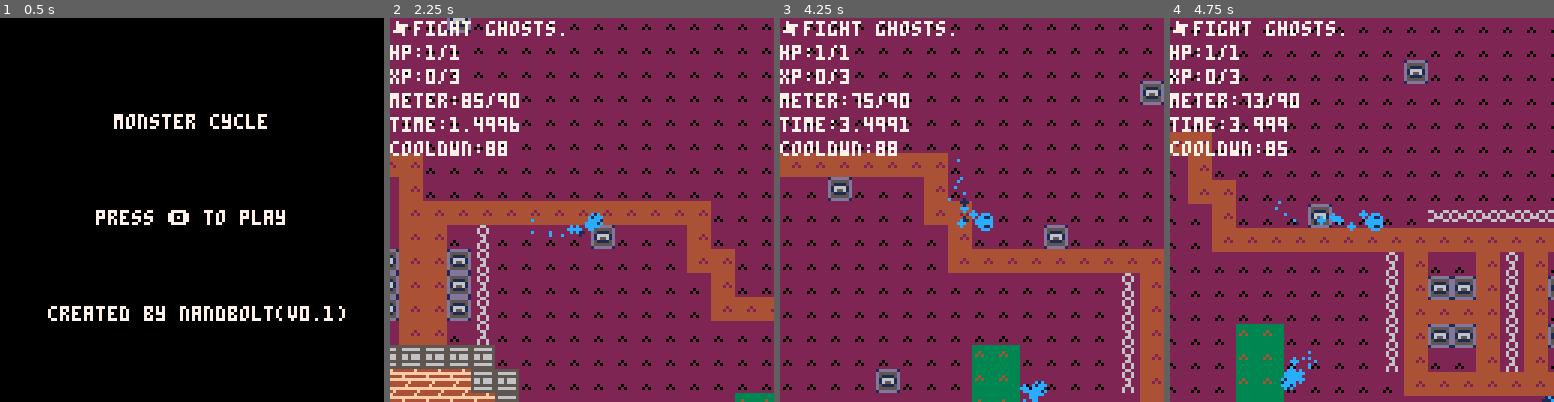
Above: before the commit, frames 1-4 (left to right).
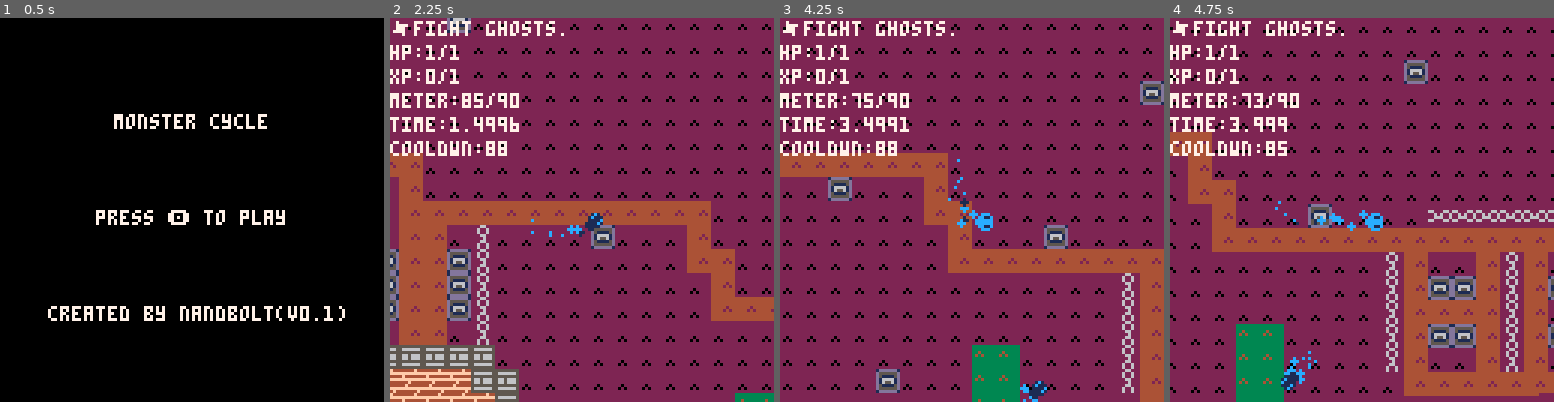
Above: after the commit, the same moments.

Repository: nandbolt/Monster-Cycle
Game: PICO-8 cartridge monster-cycle.p8
Two runs of this game, one before a commit and one after it. Both use one fixed random seed, a clock stepped at 60 frames per second and the inputs below.
Inputs:
- Up to frame 1 (0.5 s): tap X (X key) at 0.33 s
- Up to frame 2 (2.25 s): tap O (Z key) at 0.7, 1.7, 2.1 s; tap X (X key) at 1.07, 1.85 s; hold Right 1.6-2.1 s; hold Up from 2.15 s (still down)
- Up to frame 3 (4.25 s): release Up at 2.42 s; hold Right 2.47-3.03 s; tap O (Z key) every 0.4 s from 2.5 to 4.1 s; tap X (X key) at 2.97, 4.08 s; hold Left 3.08-3.58 s; hold Down 3.63-3.97 s; hold Right from 4.02 s (still down)
- Up to frame 4 (4.75 s): tap O (Z key) at 4.5 s; release Right at 4.68 s; hold Up from 4.73 s (still down)

Frame 1 is identical in both runs. In frame 2, 0.2% of the frame differs, in the area x 16-56%, y 13-56%; in frame 3, 0.2%; in frame 4, 0.3%, in the area x 16-100%, y 13-100%.

Commit message:
some changes

Diff:
--- a/monster-cycle.p8
+++ b/monster-cycle.p8
@@ -47,8 +47,10 @@
 		zombies={}
 
 		--add player
-		make_ghost(hmw+irnd(0,128)-64,
-			hmh+irnd(0,128)-64,true)
+		local sx=hmw+irnd(0,128)-64
+		local sy=hmh+irnd(0,128)-64
+		make_ghost(sx,sy,true)
+		--make_zombie(sx,sy,true)
 	end
 end
 
@@ -165,10 +167,10 @@
 hmh=128*2 --half map height
 ss=128 --screen size
 hss=64 --half screen size
-ts=8	--tile size
+ts=8 --tile size
 hts=4 --half tile size
-st_wander=0	--wander state
-st_fight=1	--fight state
+st_wander=0 --wander state
+st_fight=1 --fight state
 st_flee=2 --flee state
 gst_menu=0 --menu game state
 gst_active=1 --active game state
@@ -224,7 +226,7 @@
 
 	--actor
 	init_actor(ghost,x,y,1,1,2,19,
-	2,0.1,1,3,90,90,is_player)
+	2,0.1,1,1,90,90,true,is_player)
 
 	--states
 	ghost.dashing=false
@@ -316,73 +318,7 @@
 
 --renders the ghost
 function draw_ghost(ghost)
-	--if moving
-	if (get_dist(0,0,ghost.vx,
-		ghost.vy)>1) then
-		--diagonal sprite
-		if abs(abs(ghost.vx)-
-			abs(ghost.vy))<1 then
-			if ghost.dashing then
-				ghost.spr=20
-			else
-				ghost.spr=ghost.dgspr
-			end
-
-			--update facing direction
-			if ghost.vx>0 then
-				ghost.flipx=false
-			else
-				ghost.flipx=true
-			end
-			if ghost.vy>0 then
-				ghost.flipy=false
-			else
-				ghost.flipy=true
-			end
-		--down sprite
-		elseif abs(ghost.vx)<abs(ghost.vy) then
-			if ghost.dashing then
-				ghost.spr=18
-			else
-				ghost.spr=ghost.dspr
-			end
-
-			--update y facing direction
-			if ghost.vy<0 then
-				ghost.flipy=true
-			elseif ghost.vy>0 then
-				ghost.flipy=false
-			end
-		--right sprite
-		else
-			if ghost.dashing then
-				ghost.spr=17
-			else
-				ghost.spr=ghost.rspr
-			end
-
-			--update x facing direction
-			if ghost.vx<0 then
-				ghost.flipx=true
-			elseif ghost.vx>0 then
-				ghost.flipx=false
-			end
-		end
-	end
-
-	--ghost sprite
-	spr(ghost.spr,ghost.x,ghost.y,
-		1,1,ghost.flipx,ghost.flipy)
-
-	--draw hitbox
-	--for y=ghost.y,ghost.y+ts do
-		--for x=ghost.x,ghost.x+ts do
-			--if (x==ghost.x or x==ghost.x+ts or
-				--y==ghost.y or y==ghost.y+ts) then
-				--pset(x,y,1)
-			--end
-		--end
-	--end
+	draw_actor(ghost)
 end
 
 --ghost player input
@@ -535,7 +471,10 @@
 
 	--actor
 	init_actor(zombie,x,y,2,33,34,
-	35,1,0.1,1,3,90,90,is_player)
+	35,2,0.1,1,3,90,90,false,is_player)
+
+	--dash
+	zombie.dashging=false
 
 	--add to list
 	add(zombies,zombie)
@@ -553,32 +492,7 @@
 
 --renders the zombie
 function draw_zombie(zombie)
-	--update sprite
-	if abs(zombie.vx)<abs(zombie.vy) then
-		--down sprite
-		zombie.spr=zombie.dspr
-
-		--update y facing direction
-		if zombie.vy<0 then
-			zombie.flipy=true
-		elseif zombie.vy>0 then
-			zombie.flipy=false
-		end
-	else
-		--update x facing direction
-		if zombie.vx<0 then
-			zombie.flipx=true
-		elseif zombie.vx>0 then
-			zombie.flipx=false
-		end
-	end
-
-	--zombie sprite
-	spr(zombie.spr,zombie.x,zombie.y,
-		1,1,zombie.flipx,zombie.flipy)
-
-	--draw hitbox
-
+	draw_actor(zombie)
 end
 
 --ghost player input
@@ -658,101 +572,121 @@
 --actor
 
 --init actor
-function init_actor(actor,x,y,
+function init_actor(a,x,y,
 	idx,rspr,dspr,dgspr,maxspd,accel,
 	maxhp,maxxp,maxmeter,
-	maxcooldwn,is_player)
+	maxcooldwn,ethereal,is_player)
 	--type
-	actor.idx=idx
+	a.idx=idx
+	a.ethereal=ethereal
 
 	--movement
-	actor.x=x --x position
-	actor.y=y --y position
-	actor.vx=0 --x velocity
-	actor.vy=0 --y velocity
-	actor.maxspd=maxspd --current max move speed
-	actor.normspd=maxspd --normal max move speed
-	actor.accel=accel --move acceleration
+	a.x=x --x position
+	a.y=y --y position
+	a.vx=0 --x velocity
+	a.vy=0 --y velocity
+	a.maxspd=maxspd --current max move speed
+	a.normspd=maxspd --normal max move speed
+	a.accel=accel --move acceleration
 
 	--sprite
-	actor.rspr=rspr --right sprite
-	actor.dspr=dspr --down sprite
-	actor.dgspr=dgspr --diagonal sprite
-	actor.spr=rspr	--current sprite
-	actor.flipx=false --sprite flip x
-	actor.flipy=false --sprite flip y
+	a.rspr=rspr --right sprite
+	a.dspr=dspr --down sprite
+	a.dgspr=dgspr --diagonal sprite
+	a.spr=rspr --current sprite
+	a.flipx=false --sprite flip x
+	a.flipy=false --sprite flip y
 
 	--health
-	actor.maxhp=maxhp
-	actor.hp=maxhp
-	actor.invulnerable=false
+	a.maxhp=maxhp
+	a.hp=maxhp
+	a.invulnerable=false
 
 	--xp
-	actor.maxxp=maxxp
-	actor.xp=0
+	a.maxxp=maxxp
+	a.xp=0
 
 	--meter
-	actor.maxmeter=maxmeter
-	actor.meter=maxmeter
+	a.maxmeter=maxmeter
+	a.meter=maxmeter
 
 	--cooldown
-	actor.maxcooldwn=maxcooldwn
-	actor.cooldwn=maxcooldwn
+	a.maxcooldwn=maxcooldwn
+	a.cooldwn=maxcooldwn
 
 	--input
-	actor.dx=0	--x direction
-	actor.dy=0 --y direction
-	actor.oaction=false --🅾️ action
-	actor.xaction=false --❎ action
+	a.dx=0	--x direction
+	a.dy=0 --y direction
+	a.oaction=false --🅾️ action
+	a.xaction=false --❎ action
 
 	--player or npc
 	if is_player then
-		actor.update_input=pinputs[idx]
-		player=actor
-		player.goal=goals1[idx]
+		a.update_input=pinputs[idx]
+		a.goal=goals1[idx]
+		player=a
 	else
-		actor.update_input=ninputs[idx]
-		actor.targ=nil	--target
-		actor.tx=actor.x	--target x position
-		actor.ty=actor.y --target y position
-		actor.mstate=st_wander	--mental state
-		actor.mcnt=irnd(0,16) --mental counter
-		actor.tradius=32 --target detection radius
+		a.update_input=ninputs[idx]
+		a.targ=nil	--target
+		a.tx=a.x	--target x position
+		a.ty=a.y --target y position
+		a.mstate=st_wander	--mental state
+		a.mcnt=irnd(0,16) --mental counter
+		a.tradius=32 --target detection radius
 	end
 end
 
 --moves the actor and handles
 --collisions
-function move_and_collide(actor)
+function move_and_collide(a)
 	--update velocity
-	actor.vx=lerp(actor.vx,
-		actor.dx*actor.maxspd,
-		actor.accel)
-	actor.vy=lerp(actor.vy,
-		actor.dy*actor.maxspd,
-		actor.accel)
-
-	--update position
-	actor.x=clamp(actor.x+actor.vx,0,mw-ts)
-	actor.y=clamp(actor.y+actor.vy,0,mh-ts)
+	a.vx=lerp(a.vx,
+		a.dx*a.maxspd,
+		a.accel)
+	a.vy=lerp(a.vy,
+		a.dy*a.maxspd,
+		a.accel)
+
+	--handle x collision
+	local bb=a.x
+	if(a.vx>0)bb=a.x+ts
+	local tx=(bb+a.vx)/ts
+	local ty=a.y/ts
+	if not a.ethereal and
+		mget(tx,ty)==7 then
+		a.vx=0
+	end
+	a.x=clamp(a.x+a.vx,0,mw-ts)
+	bb=clamp(bb+a.vx,0,mw-ts*2)
+
+	--handle y collision
+	bb=a.y
+	if(a.vy>0)bb=a.y+ts
+	tx=a.x/ts
+	ty=(bb+a.vy)/ts
+	if not a.ethereal and
+		mget(tx,ty)==7 then
+		a.vy=0
+	end
+	a.y=clamp(a.y+a.vy,0,mh-ts)
 end
 
 --checks actor collisions
 -- return: actor or nil
-function touching(actor,pool)
-	for y=actor.y,actor.y+ts,ts do
-		for x=actor.x,actor.x+ts,ts do
+function touching(a,pool)
+	for y=a.y,a.y+ts,ts do
+		for x=a.x,a.x+ts,ts do
 			for i=#pool,1,-1 do
-				local oactor=pool[i]
-				local x1=oactor.x
-				local x2=oactor.x+ts
-				local y1=oactor.y
-				local y2=oactor.y+ts
+				local oa=pool[i]
+				local x1=oa.x
+				local x2=oa.x+ts
+				local y1=oa.y
+				local y2=oa.y+ts
 				local colliding=point_in_box(x,y,x1,y1,x2,y2)
-				if oactor!=actor and not
-				 oactor.invulnerable and
+				if oa!=a and not
+				 oa.invulnerable and
 				 colliding then
-					return oactor
+					return oa
 				end
 			end
 		end
@@ -761,15 +695,86 @@
 end
 
 --draw rectangular hitbox
-function draw_hitbox(actor)
-	for y=actor.y,actor.y+ts do
-		for x=actor.x,actor.x+ts do
-			if (x==actor.x or x==actor.x+ts or
-				y==actor.y or y==actor.y+ts) then
+function draw_hitbox(a)
+	for y=a.y,a.y+ts do
+		for x=a.x,a.x+ts do
+			if (x==a.x or x==a.x+ts or
+				y==a.y or y==a.y+ts) then
 				pset(x,y,1)
 			end
 		end
 	end
+end
+
+--renders the actor
+function draw_actor(a)
+	--if moving
+	if (get_dist(0,0,a.vx,
+		a.vy)>a.maxspd/2) then
+		--diagonal sprite
+		if abs(abs(a.vx)-
+			abs(a.vy))<1 then
+			if a.dashing then
+				a.spr=20
+			else
+				a.spr=a.dgspr
+			end
+
+			--update facing direction
+			if a.vx>0 then
+				a.flipx=false
+			else
+				a.flipx=true
+			end
+			if a.vy>0 then
+				a.flipy=false
+			else
+				a.flipy=true
+			end
+		--down sprite
+		elseif abs(a.vx)<abs(a.vy) then
+			if a.dashing then
+				a.spr=18
+			else
+				a.spr=a.dspr
+			end
+
+			--update y facing direction
+			if a.vy<0 then
+				a.flipy=true
+			elseif a.vy>0 then
+				a.flipy=false
+			end
+		--right sprite
+		else
+			if a.dashing then
+				a.spr=17
+			else
+				a.spr=a.rspr
+			end
+
+			--update x facing direction
+			if a.vx<0 then
+				a.flipx=true
+			elseif a.vx>0 then
+				a.flipx=false
+			end
+		end
+	end
+
+	--ghost sprite
+	spr(a.spr,a.x,a.y,
+		1,1,a.flipx,a.flipy)
+
+	--draw hitbox
+	--for y=ghost.y,ghost.y+ts do
+		--for x=ghost.x,ghost.x+ts do
+			--if (x==ghost.x or x==ghost.x+ts or
+				--y==ghost.y or y==ghost.y+ts) then
+				--pset(x,y,1)
+			--end
+		--end
+	--end
 end
 
 
@@ -1047,25 +1052,25 @@
 0505050505050505050505050505050505050505050505050505050505050505050504040404040404040404040404040404040404040404040404040404040404040404040404040404040404040404040404040404040404040404040404040404040404040505050505050505050505050505050505050505050505050505
 0404040404040404040404040404040404040404040404040404040404040404040404040404040404040404040404040404040404040404040404040404040404040404040404040404040404040404040404040404040404040404040404040404040404040405050505050505050505050505050505050505050505050505
 0404040404040404040404040404040404040404040404040404040404040404040404040404040404040404040404040404040404040404040404040404040404040404040404040404040404040404040404040404040404040404040404040404040404040404040404040404040404040404040404040404040404040404
-0404040404040404040404040404040404040404040404040404040404040404040404040403030303030303030303030303030303030303030303030303030303030303030303030303030303030303030303030303060303030303030304040404040404040404040404040404040404040404040404040404040404040404
-0404040404040404040404040404040404040404050404040404040404040404040404040303030303030303030303030303030303030303030303030303030303030303030303030303030303030303030303030303030303030303030303040404040404040404040404040404040404040404040404040404040404040404
-0404040404040404040404040404040404040405050404040404040404040404040404040603030303030303030303030303030303030303030303030303030303030303030303030303030303030303030303030303030303030303030303030304040404040404040404040404040404040404040404040404040404040404
-0404040404040404040404040404040404040505050404040404040404040404040404040303030303030707070707070303030707070907070303030303030303030303030303030303030303030303030303030503030303030303030303030303030404040404040404040404040404040404040404040404040404040404
-0404040404040604040404040404040404040505050404040404040404040404040404040303030303030708080808070707070708080808070303030303030303030303030303030303030303030303030305050503030303030303030303030303030404040404040404040404040404040404040404040404040404040404
-0404040404040404040404040404040404040505050404040404040404040404040404040303030303030708080808080808080808080808070303030303030303030303030303030303030303030303030505050505030303030303030303030303030404040404040404040404040404040404040404060404040404040404
-0404040404040404040404040404040404050505040404040404040404040404040404040303030303030708080808080808080808080808070303030303030303030303030303030306030303030303050505050503030303030303030303030303030404040404040404040404040404040404040404040404040404040404
-0404040404040404040404040404040404050505040404040404040404040404040404040303030303030708080808070707070708080808070303030303030303030603030303030303030303030303050505030303030303030303030303030303030404040404040404040404040404040404040404040404040404040404
-0404040404040404040404040404040405050504040404040404040404040404040404040303030303030707090707070303030707070707070303030303030303030303030303030303030303030303030303030303030303030303030303030303030404040404040404040404040404040404040404040404040404040404
-0404040404040404040404040404040405050404040404040404040404040404040404040303030303030303040303030303030303030303030303030303030303030303030303030303030303030303030303030303030303030303030303030303030404040404040404040404040404040404040404040404040404040404
-0404040404040404040404040404040505050404040404040404040404040404040404040303030303030303040303030303030303030303030303030303030303030303030303030303030303030303030303030303030303030303030303030303030404040404040604040404040404040404040404040404040404040404
-0404040404040404040404040404040505040404040404040404040404040404040404040303030303030303040404040404030303030303030303030303030303030303030303030303030303030303030303030303030303030303030303030303030404040404040404040404040404040404040404040404040404040404
-0404040404040404040404040404040505040404040404040404040404040404040404040303030303030303030303030304040404040404040404040404040303030303030303030303030303030303030303030306030303030303030306030303030404040404040404040404040404040404040505040404040404040404
-0404040404040404040404040404040504040404040404040404040404040404040404040303030303030303030303030303030303030303030303030303040404030303030303030303030303030303030303030303030303030303030303030303030404040404040404040404040404040404040505040404040404040404
-0404040404040404040404040404040504040404040404040404040404040404040404040303030303030303030303030303030303030303030303030303030304030303030303030303030303030303030303030303030303030303030303030303030404040404040404040404040404040404040405050404040404040404
-0404040404040404040404040404050504040404040404040404040404040404040404040303030303030303030303030303030303030303030303030303030304040404040404040404040404030303030303030303030303030303030303030303030404040405040404040404040404040404040405050504040404040404
-…(6 lines of a section not shown)…
+0404040404040404040404040404040404040404040404040404040404040404040404040414141414141414141414141414141414141414141414141414141414141414141414141414141414141414141414141414061414141414141404040404040404040404040404040404040404040404040404040404040404040404
+0404040404040404040404040404040404040404050404040404040404040404040404041414141414141414141414141414141414141414141414141414141414141414141414141414141414141414141414141414141414141414141414040404040404040404040404040404040404040404040404040404040404040404
+0404040404040404040404040404040404040405050404040404040404040404040404040614141414141414141414141414141414141414141414141414141414141414141414141414141414141414141414141414141414141414141414141404040404040404040404040404040404040404040404040404040404040404
+0404040404040404040404040404040404040505050404040404040404040404040404041414141414140707070707071414140707070907071414141414141414141414141414141414141414141414141414140514141414141414141414141414140404040404040404040404040404040404040404040404040404040404
+0404040404040604040404040404040404040505050404040404040404040404040404041414141414140708080808070707070708080808071414141414141414141414141414141414141414141414141405050514141414141414141414141414140404040404040404040404040404040404040404040404040404040404
+0404040404040404040404040404040404040505050404040404040404040404040404041414141414140708080808080808080808080808071414141414141414141414141414141414141414141414140505050505141414141414141414141414140404040404040404040404040404040404040404060404040404040404
+0404040404040404040404040404040404050505040404040404040404040404040404041414141414140708080808080808080808080808071414141414141414141414141414141406141414141414050505050514141414141414141414141414140404040404040404040404040404040404040404040404040404040404
+0404040404040404040404040404040404050505040404040404040404040404040404041414141414140708080808070707070708080808071414141414141414140614141414141414141414141414050505141414141414141414141414141414140404040404040404040404040404040404040404040404040404040404
+0404040404040404040404040404040405050504040404040404040404040404040404041414141414140707090707071414140707070707071414141414141414141414141414141414141414141414141414141414141414141414141414141414140404040404040404040404040404040404040404040404040404040404
+0404040404040404040404040404040405050404040404040404040404040404040404041414141414141414041414141414141414141414141414141414141414141414141414141414141414141414141414141414141414141414141414141414140404040404040404040404040404040404040404040404040404040404
+0404040404040404040404040404040505050404040404040404040404040404040404041414141414141414041414141414141414141414141414141414141414141414141414141414141414141414141414141414141414141414141414141414140404040404040604040404040404040404040404040404040404040404
+0404040404040404040404040404040505040404040404040404040404040404040404041414141414141414040404040404141414141414141414141414141414141414141414141414141414141414141414141414141414141414141414141414140404040404040404040404040404040404040404040404040404040404
+0404040404040404040404040404040505040404040404040404040404040404040404041414141414141414141414141404040404040404040404040404041414141414141414141414141414141414141414141406141414141414141406141414140404040404040404040404040404040404040505040404040404040404
+0404040404040404040404040404040504040404040404040404040404040404040404041414141414141414141414141414141414141414141414141414040404141414141414141414141414141414141414141414141414141414141414141414140404040404040404040404040404040404040505040404040404040404
+0404040404040404040404040404040504040404040404040404040404040404040404041414141414141414141414141414141414141414141414141414141404141414141414141414141414141414141414141414141414141414141414141414140404040404040404040404040404040404040405050404040404040404
+0404040404040404040404040404050504040404040404040404040404040404040404041414141414141414141414141414141414141414141414141414141404040404040404040404040404141414141414141414141414141414141414141414140404040405040404040404040404040404040405050504040404040404
+…(6 lines of a section not shown)…
Not shown, changed: 56 lines of the sprite sheet (__gfx__) section of monster-cycle.p8
